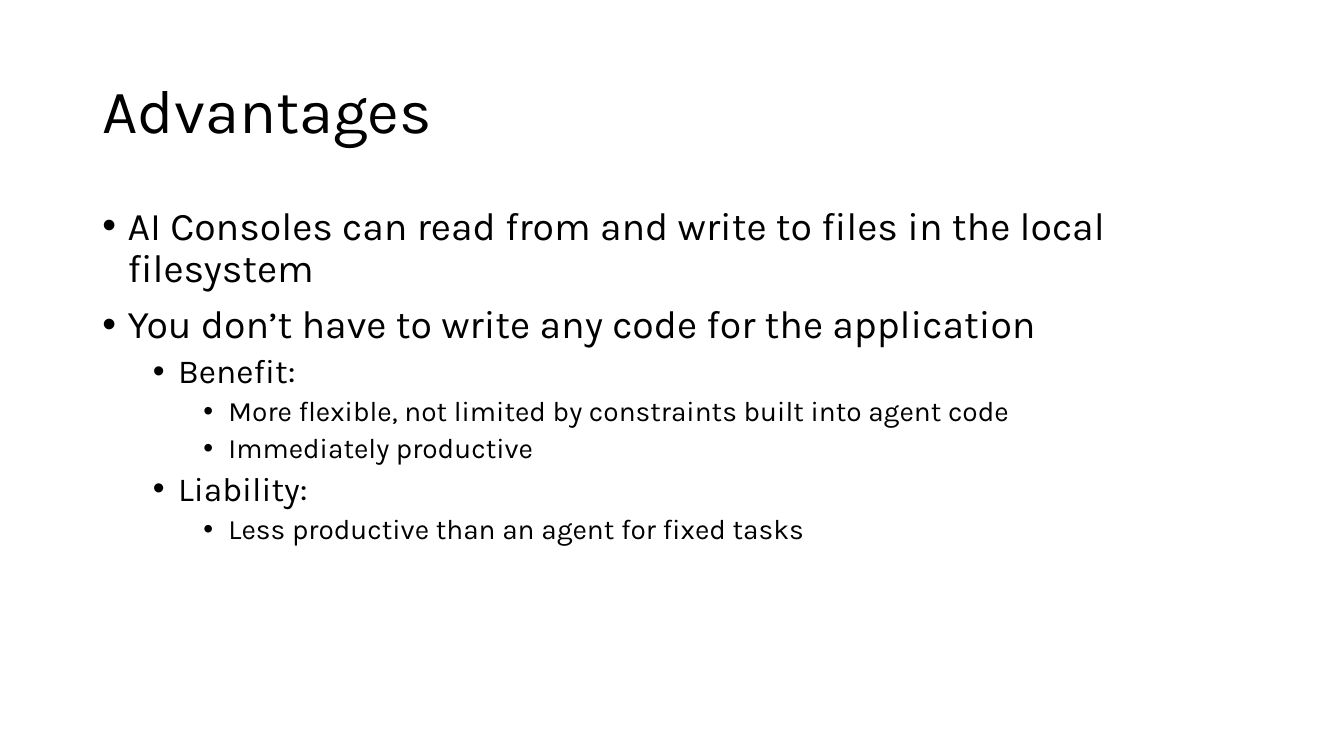
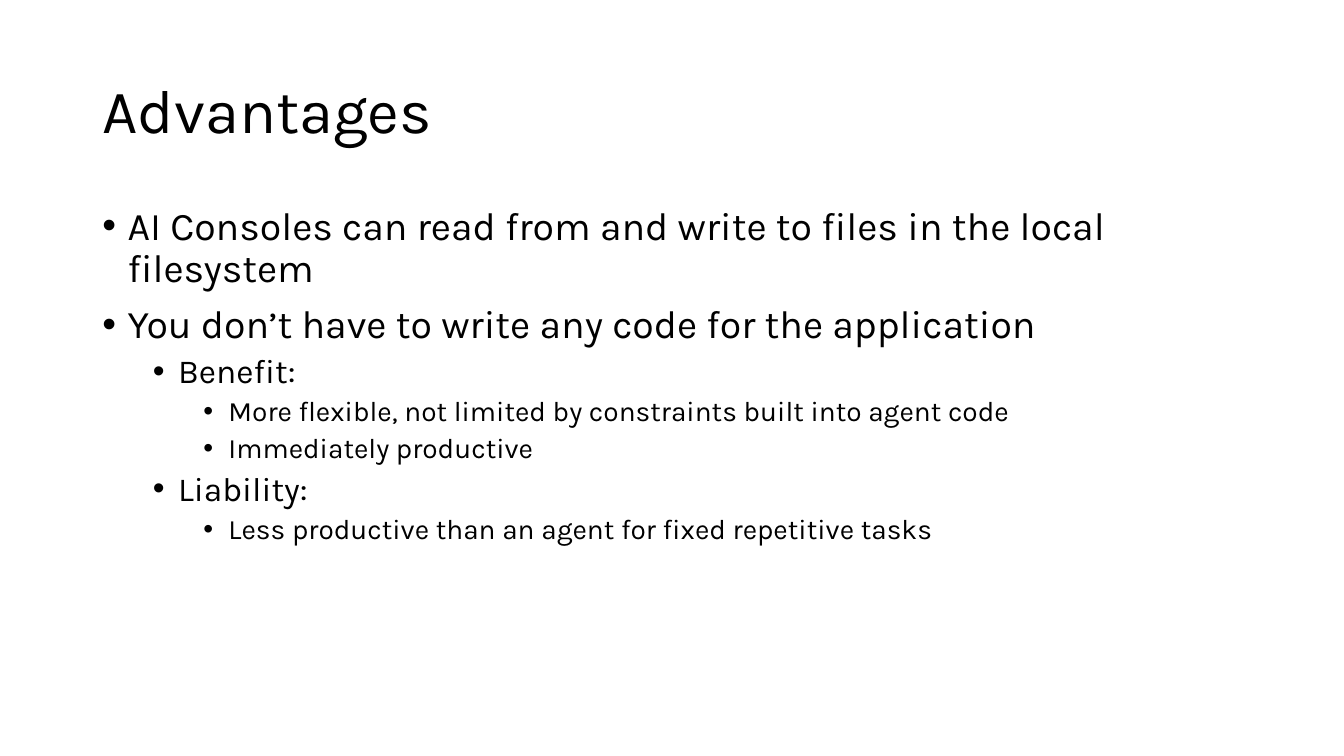
Before and after one commit to JimFawcett/NewSite, a slide deck: slide 3 of documents/AI Consoles.pptx. Drawn at 1344x756 pixels with LibreOffice and Linux fonts; fonts in the diff are those of the drawing. Boxes give left, top, right and bottom in pixels: in the first picture for what was removed or moved away, otherwise in the second. Text is boxed around its words. In the diff, an @@ line names an element or a change of style, - is before the commit and + after.

```diff
--- a/documents/AI Consoles.pptx
+++ b/documents/AI Consoles.pptx
@@ text at bbox=[228, 519, 932, 546]: text changed @@
-    • Less productive than an agent for fixed tasks
+    • Less productive than an agent for fixed repetitive tasks
```
Also in this commit, not shown: 5 other files.
